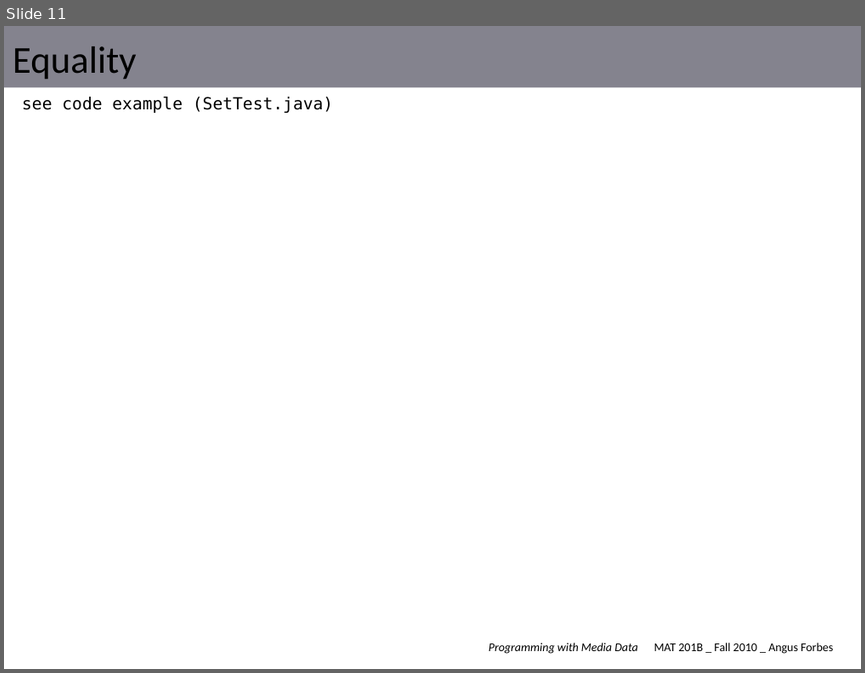
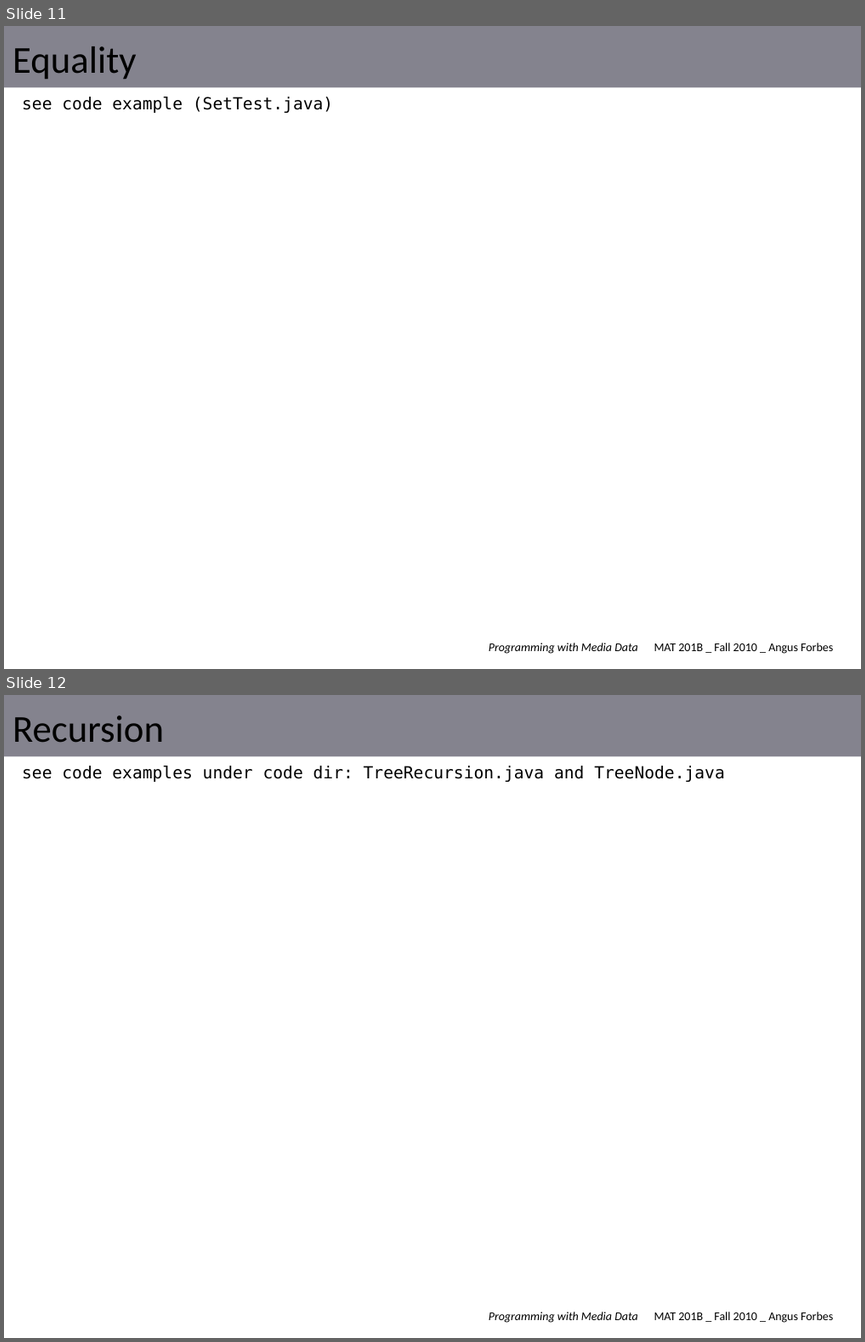
Before and after one commit to angusforbes/mat201b, a slide deck: slides/week3_tues.pptx. Shown one above the other, each under a label of ours: slide 11 before the commit, slides 11 and 12 after it. The pictures are 865x673 and 865x1342 pixels, drawn with LibreOffice and Linux fonts; fonts in the diff are those of the drawing. Boxes give left, top, right and bottom in pixels: in the first picture for what was removed or moved away, otherwise in the second. Text is boxed around its words. In the diff, an @@ line names an element or a change of style, - is before the commit and + after.

```diff
--- a/slides/week3_tues.pptx
+++ b/slides/week3_tues.pptx
@@ slide 12 added at [4, 695, 861, 1338], background #FFFFFF; not listed: 2 template elements that a slide beside it also shows @@
@@ title added at [12, 715, 164, 743], 32 pt, text #000000 @@
+Recursion
@@ text added at [22, 766, 725, 782], 14 pt, text #000000 @@
+see code examples under code dir: TreeRecursion.java and TreeNode.java
```
Also in this commit, not shown: 16 other files.
